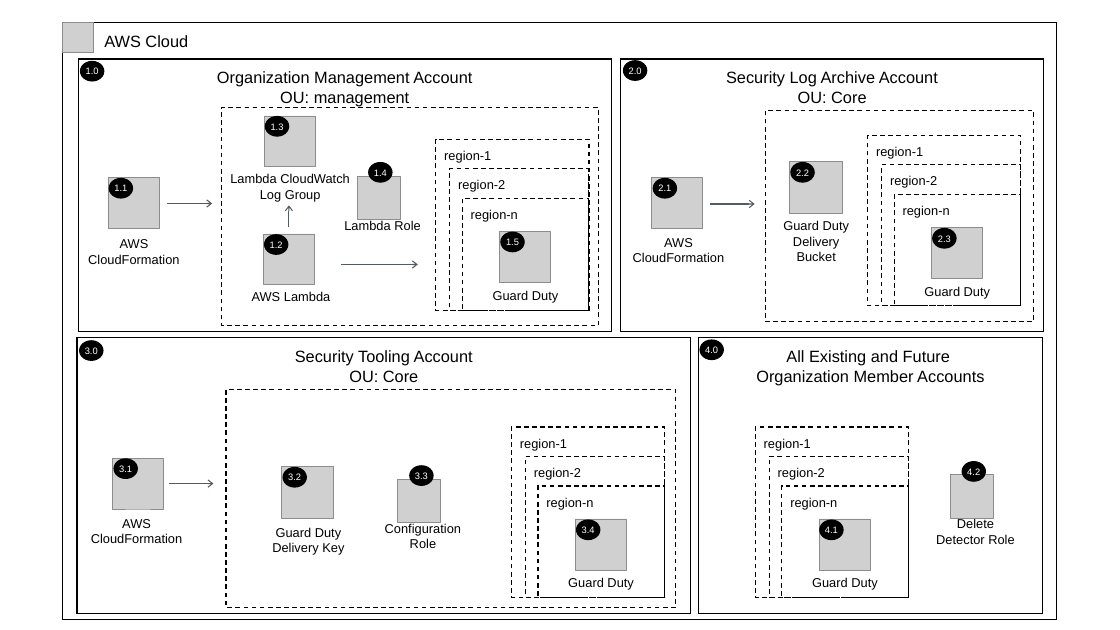
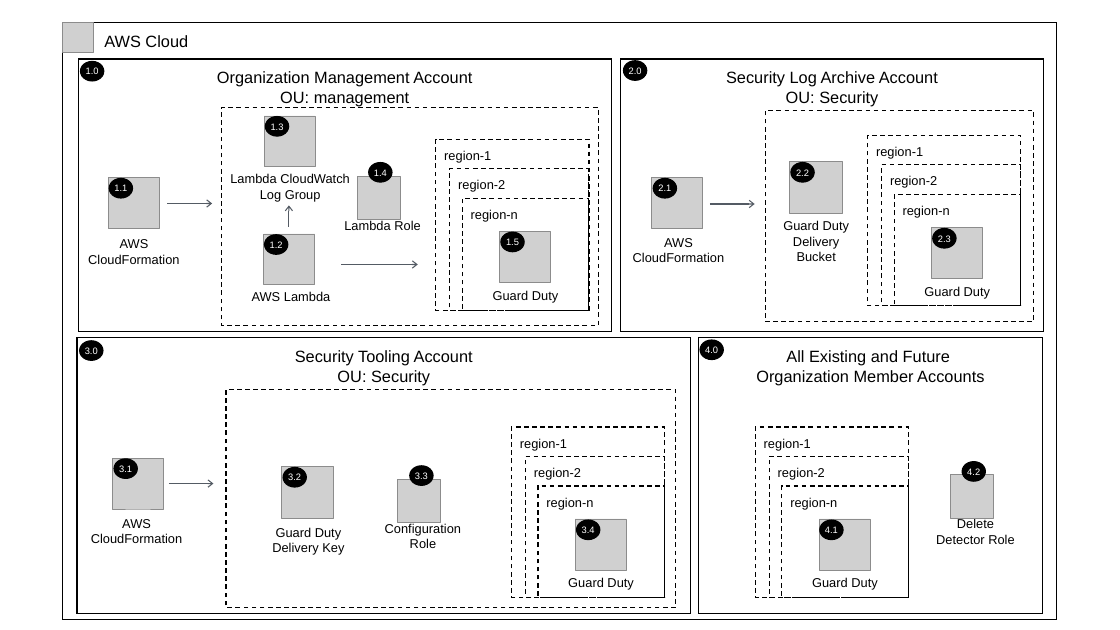
Before and after one commit to aws-samples/aws-security-reference-architecture-examples, a slide deck: slide 1 of aws_sra_examples/solutions/guardduty/guardduty_org/documentation/guardduty-org.pptx. Drawn at 1120x630 pixels with LibreOffice and Linux fonts; fonts in the diff are those of the drawing; grey boxes stand for pictures. Boxes give left, top, right and bottom in pixels: in the first picture for what was removed or moved away, otherwise in the second. Text is boxed around its words. In the diff, an @@ line names an element or a change of style, - is before the commit and + after.

```diff
--- a/aws_sra_examples/solutions/guardduty/guardduty_org/documentation/guardduty-org.pptx
+++ b/aws_sra_examples/solutions/guardduty/guardduty_org/documentation/guardduty-org.pptx
@@ rectangle "AWS Cloud" at [62,23,1056,620]: fill none to #FFFFFF @@
@@ text in rectangle at [786,91,878,106]: text changed @@
-OU: Core
+OU: Security
@@ text in rectangle at [337,370,430,385]: text changed @@
-OU: Core
+OU: Security
```
Also in this commit, not shown: 1 other file.
